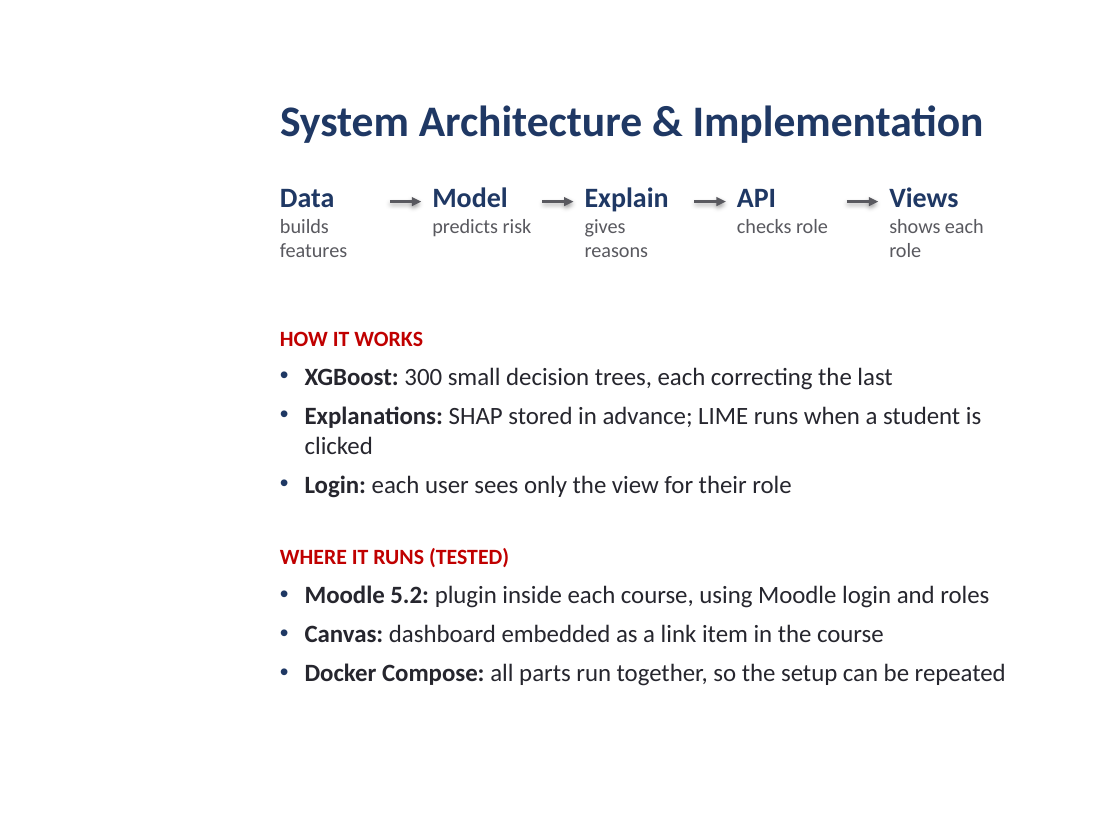
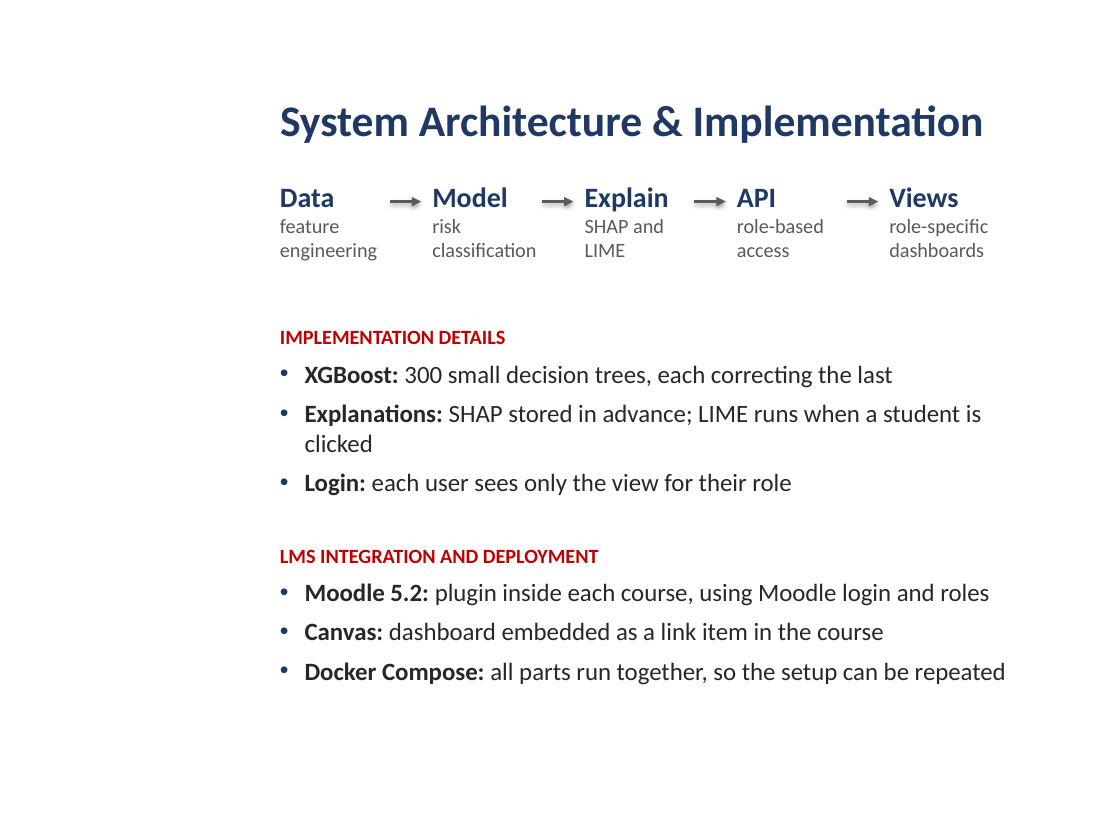
Before and after one commit to daniel-larry/python-run-result, a slide deck: slide 6 of Internal_Defense_Presentation.pptx. Drawn at 1120x840 pixels with LibreOffice and Linux fonts; fonts in the diff are those of the drawing; background and template pictures are left out. Boxes give left, top, right and bottom in pixels: in the first picture for what was removed or moved away, otherwise in the second. Text is boxed around its words. In the diff, an @@ line names an element or a change of style, - is before the commit and + after.

```diff
--- a/Internal_Defense_Presentation.pptx
+++ b/Internal_Defense_Presentation.pptx
@@ text at <box>280,219,377,261</box>: text changed @@
-builds features
+feature engineering
@@ text at <box>432,219,536,257</box>: text changed @@
-predicts risk
+risk classification
@@ text at <box>585,219,664,257</box>: text changed @@
-gives reasons
+SHAP and LIME
@@ text at <box>737,219,824,257</box>: text changed @@
-checks role
+role-based access
@@ text at <box>889,219,988,257</box>: text changed @@
-shows each role
+role-specific dashboards
@@ text at <box>280,330,506,344</box>: text changed; size 14 to 13 pt @@
-HOW IT WORKS
+IMPLEMENTATION DETAILS
@@ text at <box>280,549,599,563</box>: text changed; size 14 to 13 pt @@
-WHERE IT RUNS (TESTED)
+LMS INTEGRATION AND DEPLOYMENT
```
Also in this commit, not shown: 9 other slides changed.
